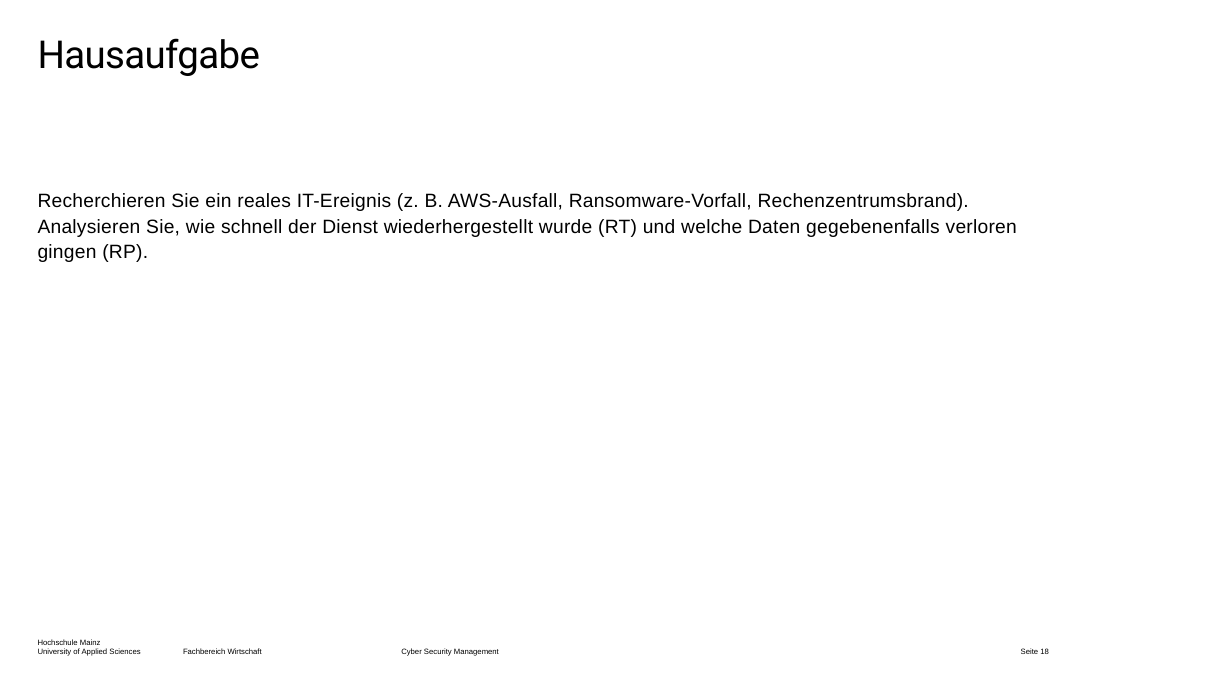
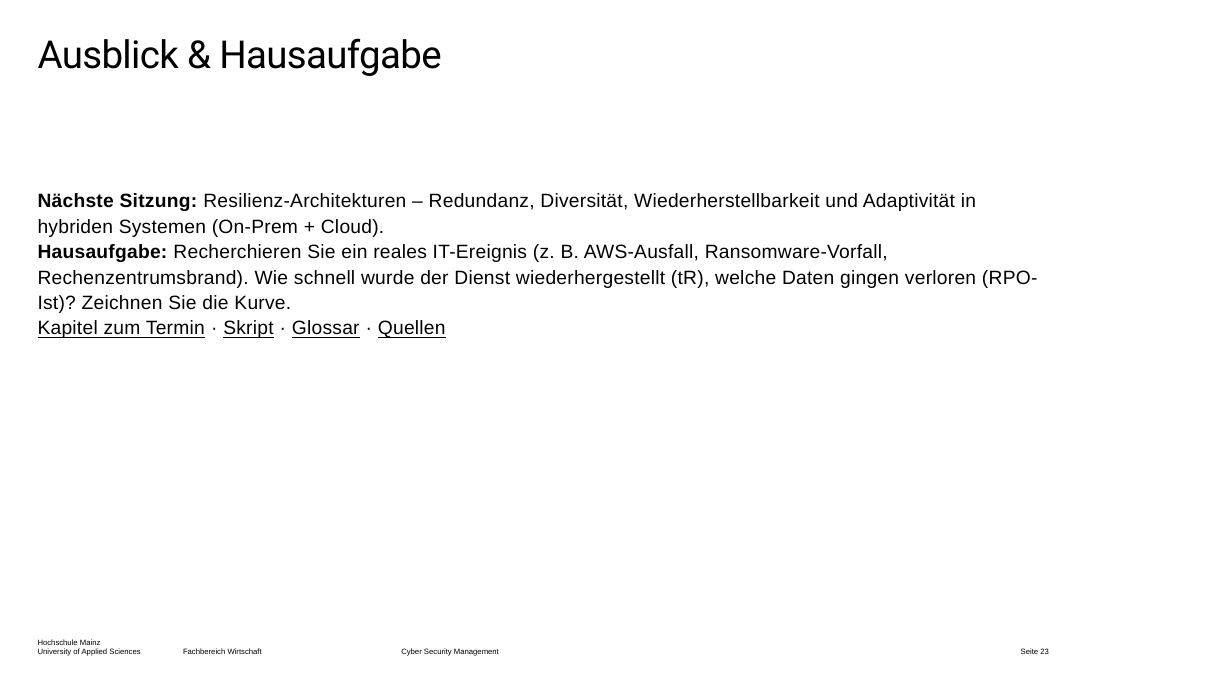
Before and after one commit to dlo-delphi/csm-cyber_resilienz-quarto, a slide deck: slide 23 of Präsentationen/Termin-02/_powerpoint/main.pptx (slide 18 before the commit). Drawn at 1232x693 pixels with LibreOffice and Linux fonts; fonts in the diff are those of the drawing; background and template pictures are left out. Boxes give left, top, right and bottom in pixels: in the first picture for what was removed or moved away, otherwise in the second. Text is boxed around its words. In the diff, an @@ line names an element or a change of style, - is before the commit and + after.

```diff
--- a/Präsentationen/Termin-02/_powerpoint/main.pptx
+++ b/Präsentationen/Termin-02/_powerpoint/main.pptx
@@ title at [38, 38, 441, 76]: text changed @@
-Hausaufgabe
+Ausblick & Hausaufgabe
@@ text at [38, 193, 1037, 338]: text changed @@
-Recherchieren Sie ein reales IT-Ereignis (z. B. AWS-Ausfall, Ransomware-Vorfall, Rechenzentrumsbrand).
-Analysieren Sie, wie schnell der Dienst wiederhergestellt wurde (RT) und welche Daten gegebenenfalls verloren gingen (RP).
+Nächste Sitzung: Resilienz-Architekturen – Redundanz, Diversität, Wiederherstellbarkeit und Adaptivität in hybriden Systemen (On-Prem + Cloud).
+Hausaufgabe: Recherchieren Sie ein reales IT-Ereignis (z. B. AWS-Ausfall, Ransomware-Vorfall, Rechenzentrumsbrand). Wie schnell wurde der Dienst wiederhergestellt (tR), welche Daten gingen verloren (RPO-Ist)? Zeichnen Sie die Kurve.
+Kapitel zum Termin · Skript · Glossar · Quellen
```
Also in this commit, not shown: 14 other slides changed, 5 slides added, 1 slide removed, 57 other files.
